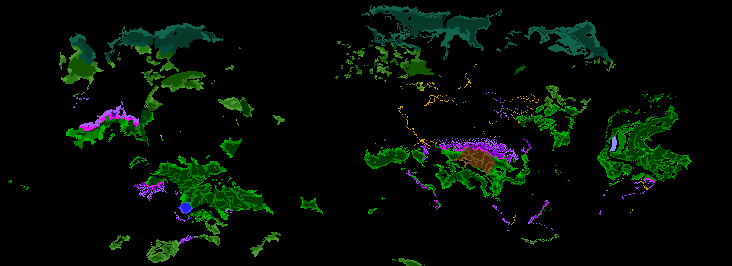
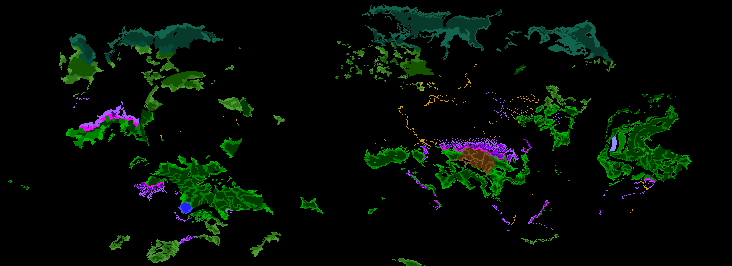
Layers edited between the first and the second 732 x 266 image:
painted on "trees.bmp" over [left=545, top=113, right=565, bottom=147]
